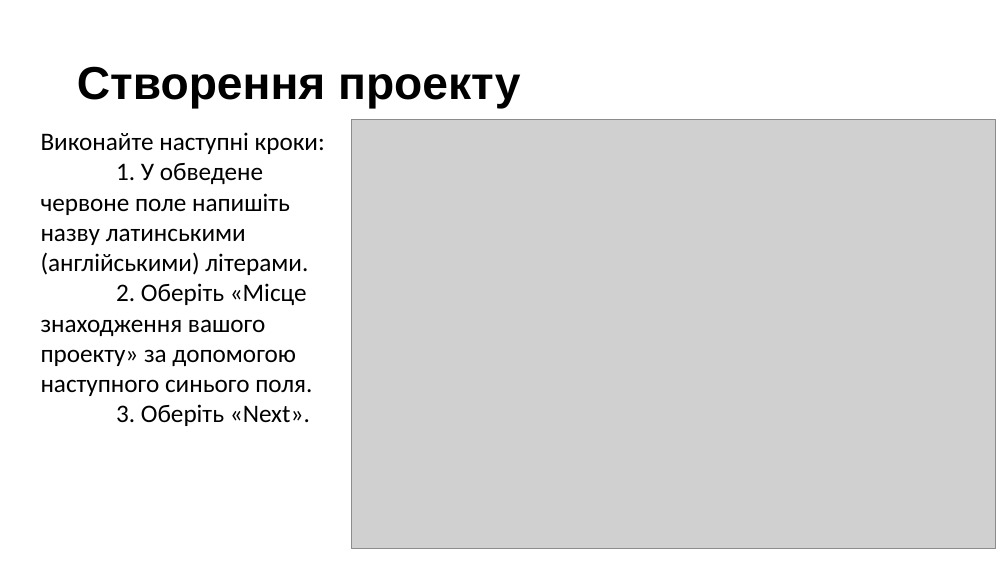
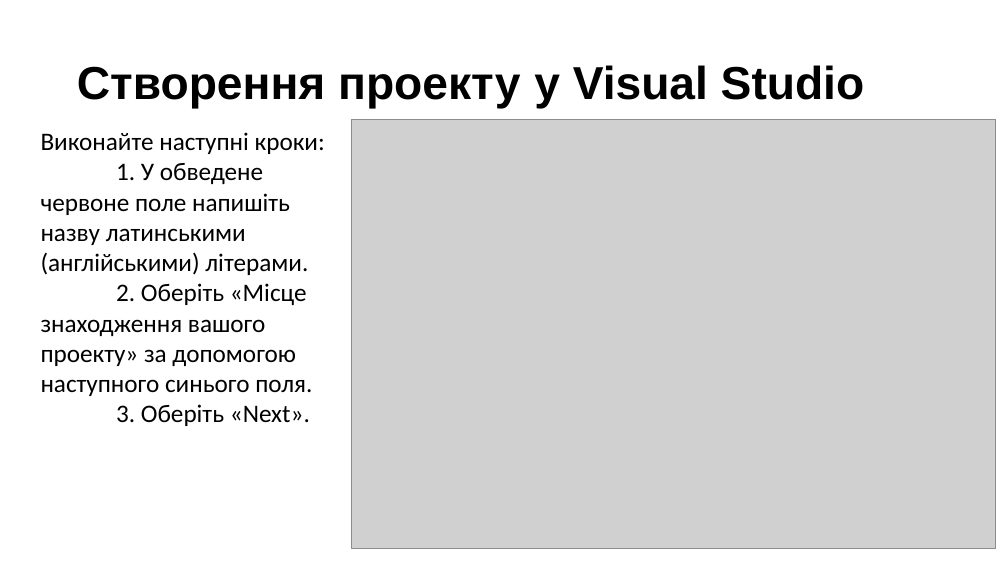
Before and after one commit to arg3ntuum/UnityCourse, a slide deck: slide 5 of Unity Модуль 1 Урок 1. Структура проекту. Зміні.pptx (slide 3 before the commit). Drawn at 1008x567 pixels with LibreOffice and Linux fonts; fonts in the diff are those of the drawing; grey boxes stand for pictures. Boxes give left, top, right and bottom in pixels: in the first picture for what was removed or moved away, otherwise in the second. Text is boxed around its words. In the diff, an @@ line names an element or a change of style, - is before the commit and + after.

```diff
--- a/Unity Модуль 1 Урок 1. Структура проекту. Зміні.pptx
+++ b/Unity Модуль 1 Урок 1. Структура проекту. Зміні.pptx
@@ title at box(77, 65, 864, 109): text changed @@
-Створення проекту
+Створення проекту у Visual Studio
```
Also in this commit, not shown: 23 other slides changed.
